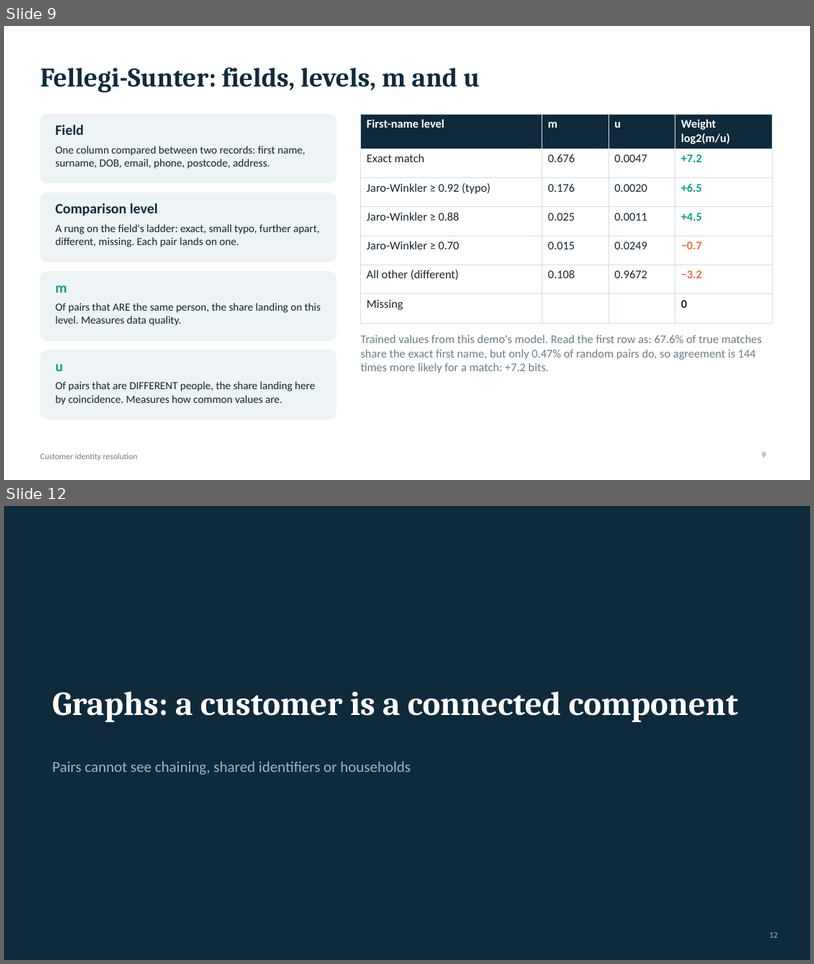
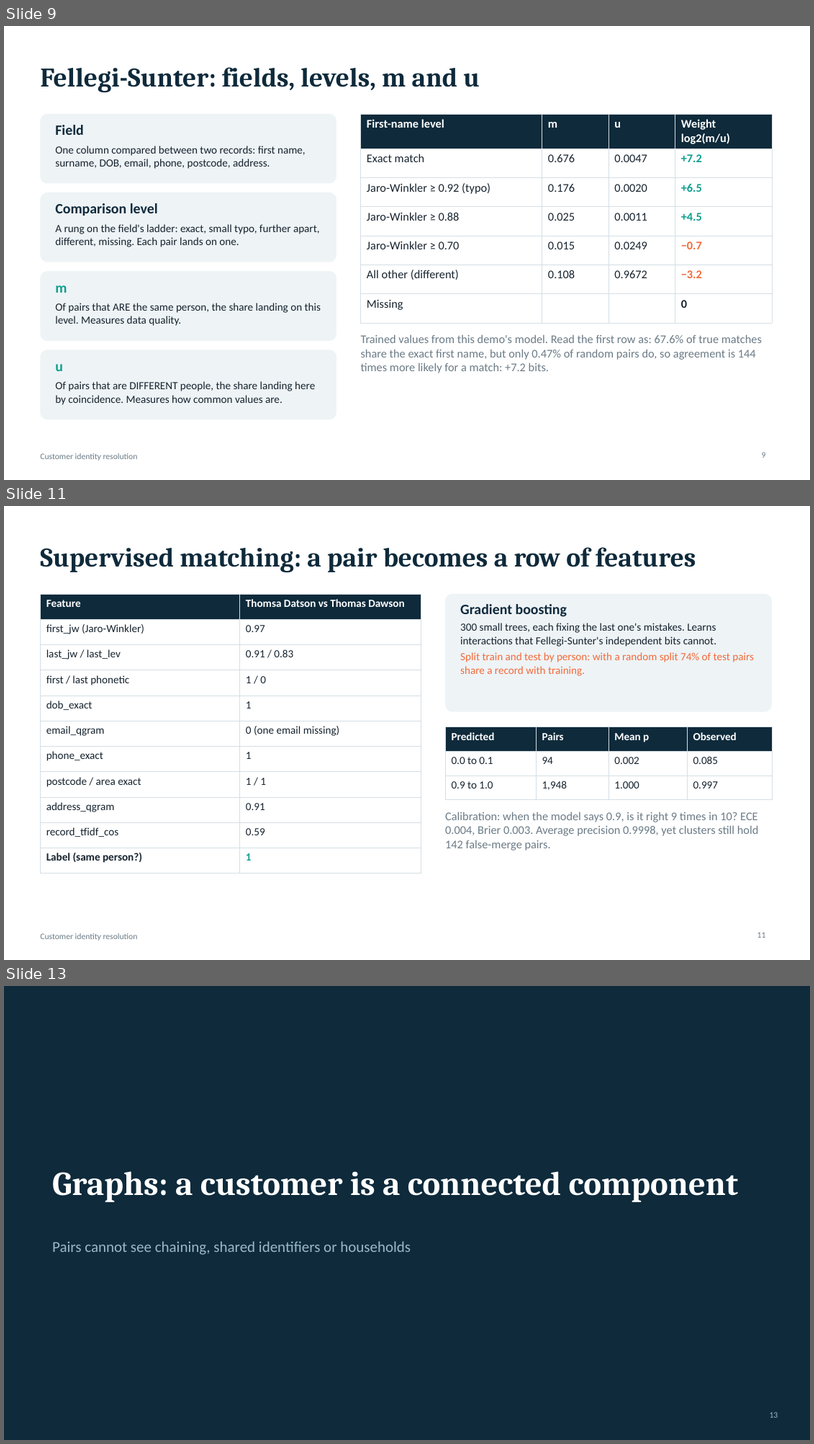
Before and after one commit to olonok69/Entity-Resolution-ML, a slide deck: er-demo/slides/customer-identity-resolution.pptx. Shown one above the other, each under a label of ours: slides 9 and 12 before the commit, slides 9, 11 and 13 after it; the slides between them are not shown. The pictures are 814x964 and 814x1444 pixels, drawn with LibreOffice and Linux fonts; fonts in the diff are those of the drawing. Boxes give left, top, right and bottom in pixels: in the first picture for what was removed or moved away, otherwise in the second. Text is boxed around its words. In the diff, an @@ line names an element or a change of style, - is before the commit and + after.

Commit message:
Explain supervised matching and graph clustering step by step
Rewrite DEMO_GUIDE 3.6 and 3.7 with worked examples from the demo:
pair features for a real pair, thresholds, leakage and calibration;
connected components, chaining, cannot-link rules and a min-cut
walkthrough on a real household component. Use evidence bits instead of
probabilities as graph edge weights and min-cut capacities, and align
the README, video script and deck.

```diff
--- a/er-demo/slides/customer-identity-resolution.pptx
+++ b/er-demo/slides/customer-identity-resolution.pptx
@@ slide 11 added at [4,506,810,960], background #FFFFFF; not listed: 1 template element that a slide beside it also shows @@
@@ title added at [40,547,697,573], 32 pt, text #0E2A3B, bold @@
+Supervised matching: a pair becomes a row of features
@@ table added at [40,594,422,865], 11 rows, 2 columns @@
+Feature | Thomsa Datson vs Thomas Dawson
+first_jw (Jaro-Winkler) | 0.97
+last_jw / last_lev | 0.91 / 0.83
+first / last phonetic | 1 / 0
+dob_exact | 1
+email_qgram | 0 (one email missing)
+phone_exact | 1
+postcode / area exact | 1 / 1
+address_qgram | 0.91
+record_tfidf_cos | 0.59
+Label (same person?) | 1
@@ rounded rectangle added at [445,594,772,712], fill #EEF3F6 @@
@@ text added at [460,604,754,676], 13 pt, text #16232E @@
+Gradient boosting
+300 small trees, each fixing the last one's mistakes. Learns interactions that Fellegi-Sunter's independent bits cannot.
+Split train and test by person: with a random split 74% of test pairs share a record with training.
@@ table added at [445,727,772,793], 3 rows, 4 columns @@
+Predicted | Pairs | Mean p | Observed
+0.0 to 0.1 | 94 | 0.002 | 0.085
+0.9 to 1.0 | 1,948 | 1.000 | 0.997
@@ text added at [445,811,759,850], 14 pt, text #6B7B86 @@
+Calibration: when the model says 0.9, is it right 9 times in 10? ECE 0.004, Brier 0.003. Average precision 0.9998, yet clusters still hold 142 false-merge pairs.
@@ page number added at [758,932,766,937], 10 pt, text #6B7B86 @@
+11
@@ what was slide 12 is now slide 13 @@
```
Also in this commit, not shown: 4 slides changed, 1 other slide added, 4 other files.
